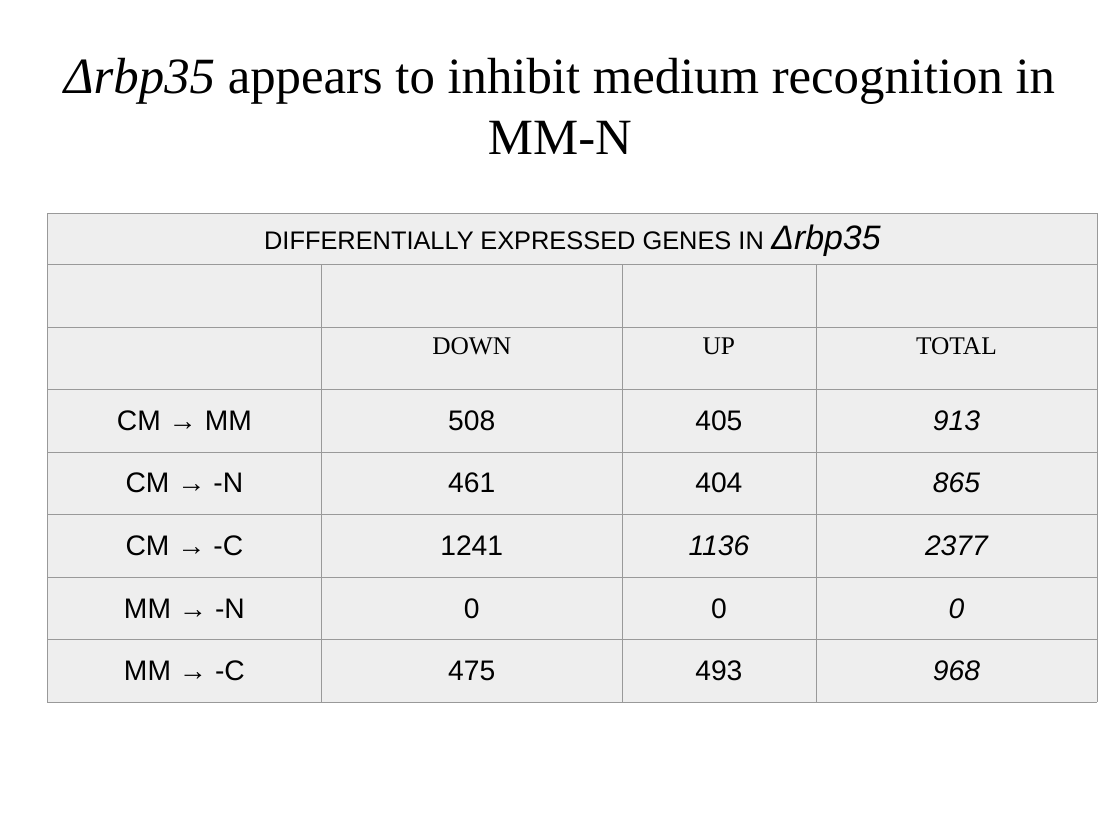
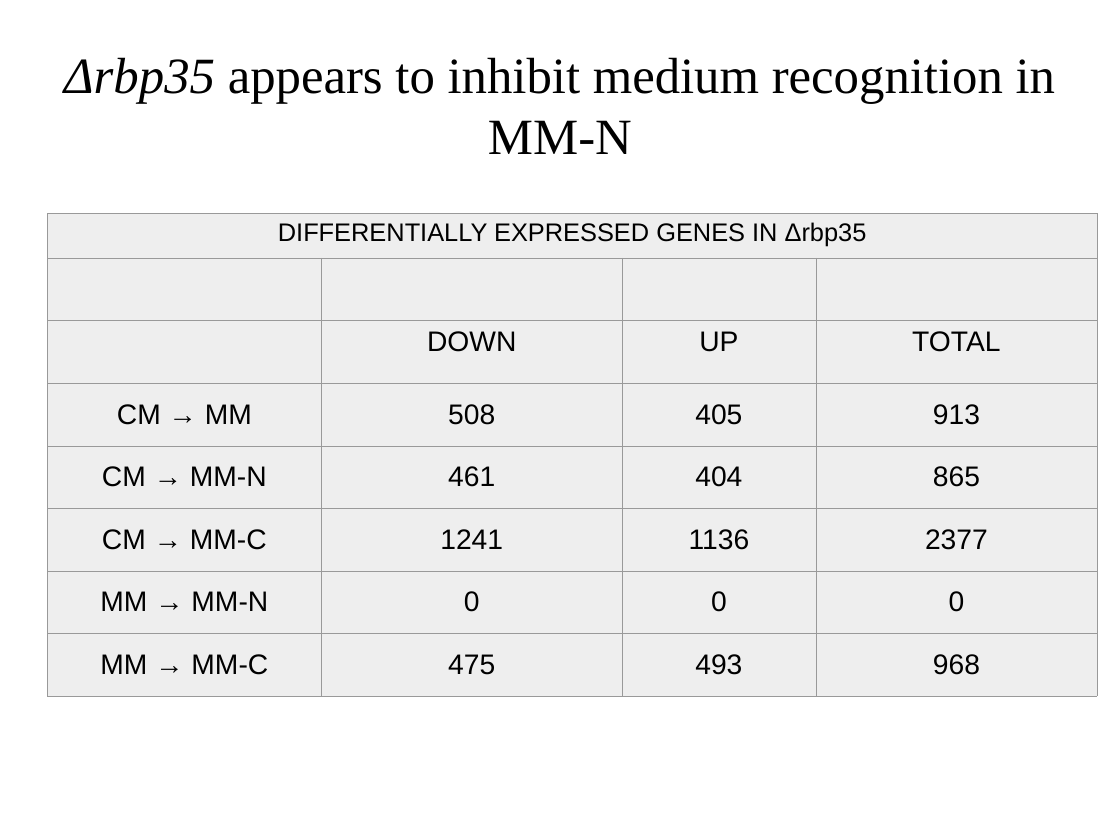
Before and after one commit to wilkinsonlab/m-oryzae-polya, a slide deck: slide 41 of doc/version_21/oryzae_presentation.odp. Drawn at 1120x840 pixels with LibreOffice and Linux fonts; fonts in the diff are those of the drawing. Boxes give left, top, right and bottom in pixels: in the first picture for what was removed or moved away, otherwise in the second. Text is boxed around its words. In the diff, an @@ line names an element or a change of style, - is before the commit and + after.

```diff
--- a/doc/version_21/oryzae_presentation.odp
+++ b/doc/version_21/oryzae_presentation.odp
@@ table at <box>48,213,1097,696</box> @@
-row 5, column 1: CM → -N
+row 5, column 1: CM → MM-N
-row 6, column 1: CM → -C
+row 6, column 1: CM → MM-C
-row 7, column 1: MM → -N
+row 7, column 1: MM → MM-N
-row 8, column 1: MM → -C
+row 8, column 1: MM → MM-C
@@ size 24 to 18 pt in "Δrbp35" @@
@@ italic off in "Δrbp35", "913", "865", "1136" and 3 more places @@
@@ size 18 to 20 pt, font Times New Roman to Arial in "DOWN", "UP", "TOTAL" @@
```
Also in this commit, not shown: 14 other slides changed, 1 slide added, 9 other files.
